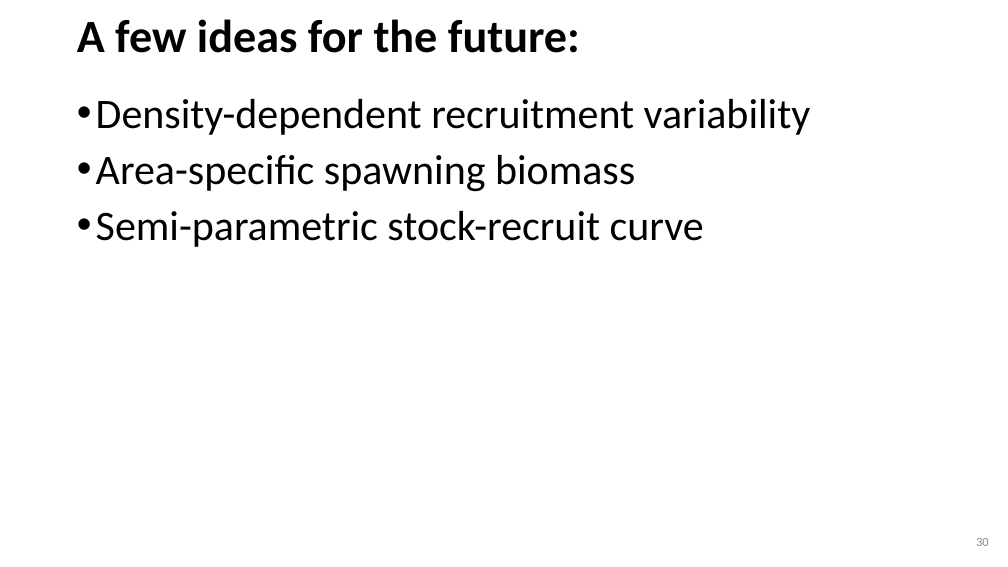
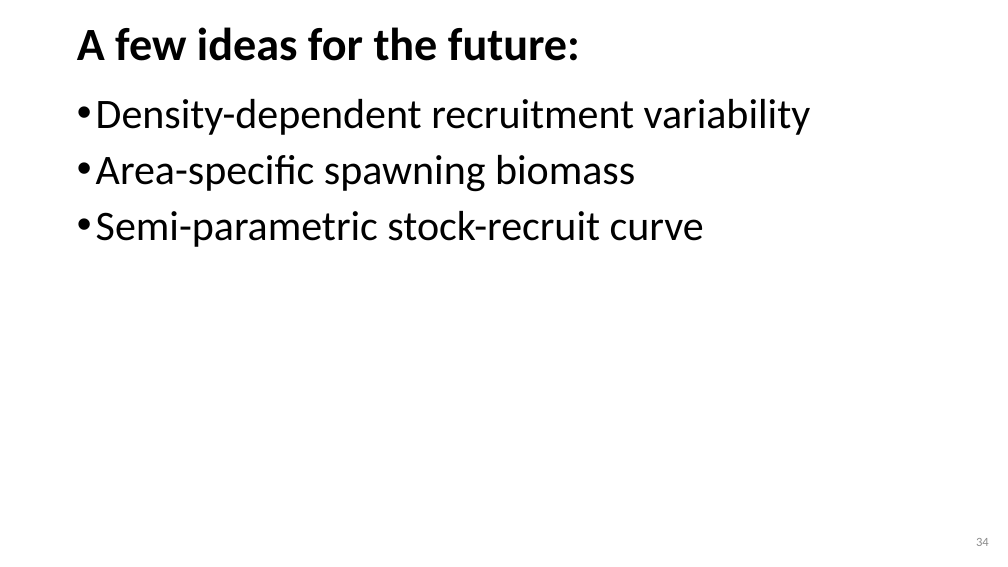
Before and after one commit to iantaylor-NOAA/SSrecruitment, a slide deck: slide 34 of Modeling Recruitment in Stock Synthesis.pptx (slide 30 before the commit). Drawn at 1008x567 pixels with LibreOffice and Linux fonts; fonts in the diff are those of the drawing. Boxes give left, top, right and bottom in pixels: in the first picture for what was removed or moved away, otherwise in the second. Text is boxed around its words. In the diff, an @@ line names an element or a change of style, - is before the commit and + after.

```diff
--- a/Modeling Recruitment in Stock Synthesis.pptx
+++ b/Modeling Recruitment in Stock Synthesis.pptx
@@ title "A few ideas for the ..." moved from (x1=77, y1=19, x2=580, y2=53) to (x1=77, y1=27, x2=580, y2=61) @@
@@ page number at (x1=976, y1=538, x2=989, y2=546): text changed @@
-30
+34
```
Also in this commit, not shown: 5 other slides changed, 7 slides added, 3 slides removed, 1 other file.
